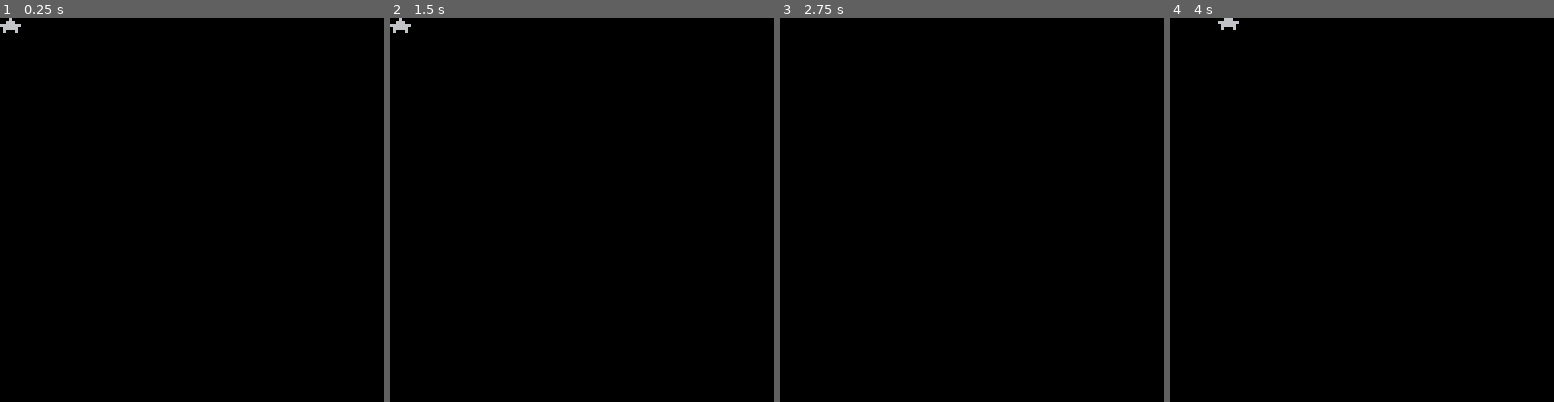
Above: before the commit, frames 1-4 (left to right).
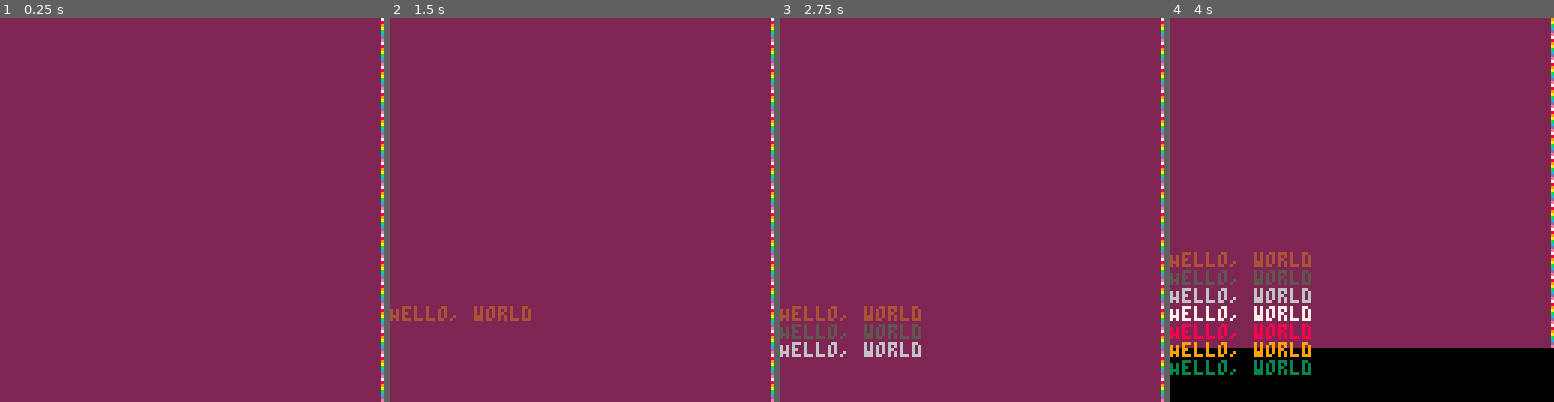
Above: after the commit, the same moments.

Repository: egordorichev/pemsa
Game: PICO-8 cartridge carts/test.p8
Two runs of this game, one before a commit and one after it. Both use one fixed random seed, a clock stepped at 60 frames per second and the inputs below.
Inputs:
- Up to frame 1 (0.25 s): no input
- Up to frame 2 (1.5 s): tap O (Z key) at 0.33, 0.7, 1.43 s; tap X (X key) at 1.07 s
- Up to frame 3 (2.75 s): hold Left 1.97-2.37 s; tap X (X key) at 2.07, 2.4, 2.73 s; tap O (Z key) at 2.22 s; hold Down from 2.42 s (still down)
- Up to frame 4 (4 s): release Down at 2.82 s; hold Right 2.87-3.53 s; tap X (X key) at 3.07, 3.4, 3.73 s; tap O (Z key) at 3.1, 3.98 s; hold Up from 3.58 s (still down)

The runs differ from the first frame. In frame 1, 100% of the frame differs, in the area x 0-100%, y 0-100%; in frame 2, 100%; in frame 3, 100%; in frame 4, 87%.

Commit message:
print() now supports console printing

Diff:
--- a/carts/test.p8
+++ b/carts/test.p8
@@ -1,32 +1,19 @@
 pico-8 cartridge // http://www.pico-8.com
 version 18
 __lua__
-x,y=0,0
-
-function _update60()
-	if btn(⬅) then
-		x = x - 1
+cls(2)
+for y = 0, 127 do
+	pset(127,y,y%8+7)
+end
+
+cursor(0,96)
+z=0
+function _draw()
+	if btnp(5) then
+		z = z + 1
+		color(z%7+3)
+		print("Hello, world")
 	end
-
-	if btn(➡) then
-		x = x + 1
-	end
-
-	if btn(⬆) then
-		y = y - 1
-	end
-
-	if btn(⬇) then
-		y = y + 1
-	end
-
-	if btnp(🅾️) then printh("sup") end
-	if btnp(❎) then printh("hey") end
-end
-
-function _draw()
-	cls()
-	print("★", x, y)
 end
 __gfx__
 33333333eeeeeeeeeeeeeeeeeeeeeeee0000000000000000e110000e000000000000000000000000eeeeeee00eeeeeee0115024511eeeeeeeeeeeeeeeeeeeeee
Not shown, changed: include/pemsa/cart/pemsa_scanner.hpp
Not shown, changed: include/pemsa/memory/pemsa_draw_state_module.hpp
Not shown, changed: src/pemsa/cart/pemsa_cartridge_module.cpp
Not shown, changed: src/pemsa/cart/pemsa_emitter.cpp
Not shown, changed: src/pemsa/cart/pemsa_scanner.cpp
Not shown, changed: src/pemsa/graphics/pemsa_graphics_api.cpp
Not shown, changed: src/pemsa/memory/pemsa_draw_state_api.cpp
Not shown, changed: src/pemsa/memory/pemsa_draw_state_module.cpp
Not shown, changed: src/sdl/sdl_input_backend.cpp
Not shown, changed: todo.md
